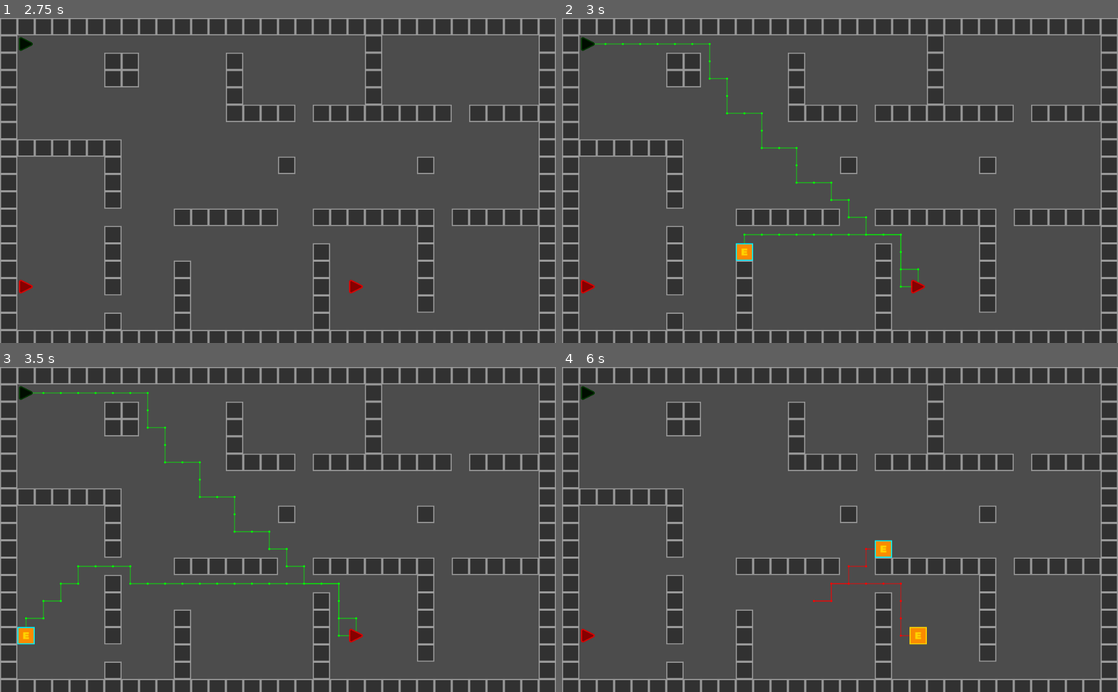
Above: before the commit, frames 1-4 (two rows, left to right).
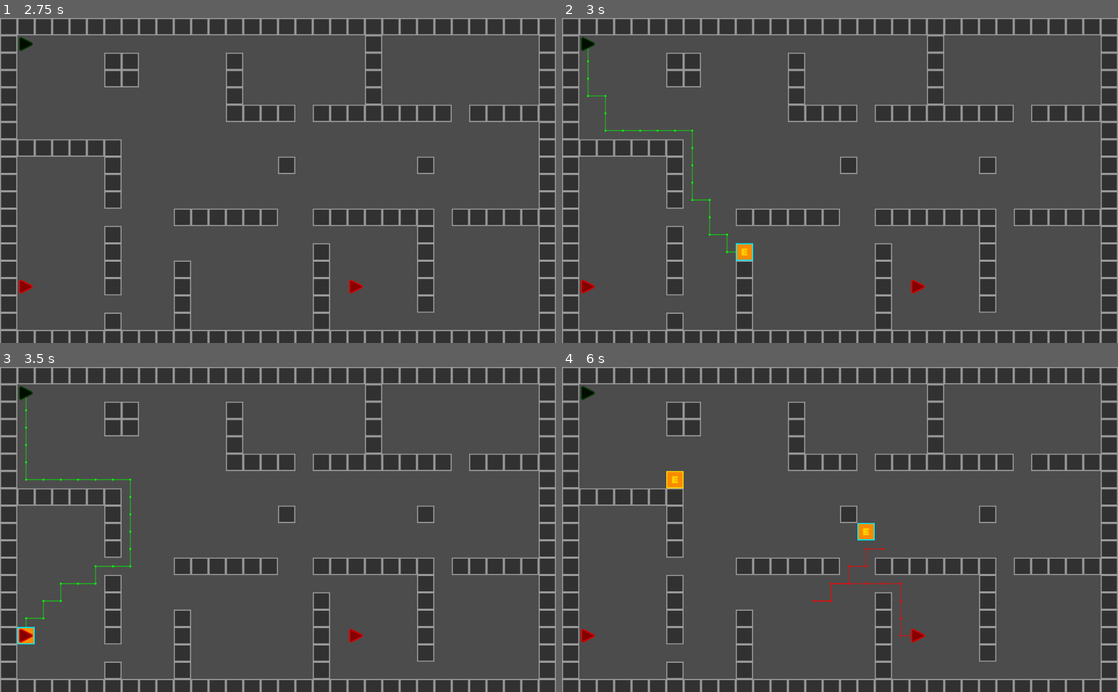
Above: after the commit, the same moments.

Repository: Matthew-Underwood/Jasper
Game: Godot game, scene res://scenes/main.tscn
Same seed, same stepped clock (60 frames per second), same inputs: the game is played once before the commit and once after it.
Inputs (mouse positions are in pixels of both pictures, inside the frame that each line leads up to):
- Up to frame 1 (2.75 s): tap Enter at 0.5 s; drag from (27, 44) to (27, 287) at 0.52 s; click (27, 287) at 1.25 s; drag from (27, 287) to (27, 44) at 1.27 s; click (27, 44) at 2 s; move the mouse to (355, 287) at 2.02 s; press the mouse at (355, 287) at 2.03 s
- Up to frame 2 (3 s): release the mouse at (917, 287) at 2.75 s; drag from (812, 245) to (589, 287) at 2.77 s
- Up to frame 3 (3.5 s): no input
- Up to frame 4 (6 s): click (589, 636) at 3.5 s; drag from (589, 636) to (867, 529) at 3.52 s; click (867, 529) at 4.25 s; drag from (673, 480) to (917, 636) at 4.27 s; move the mouse to (867, 529) at 5.02 s; press the mouse at (867, 529) at 5.03 s; release the mouse at (867, 529) at 5.75 s; drag from (867, 532) to (917, 636) at 5.77 s

Frame 1 is identical in both runs. In frame 2, 0.7% of the frame differs, in the area x 4-65%, y 7-84%; in frame 3, 0.8%, in the area x 3-65%, y 7-85%; in frame 4, 0.7%.

Commit message:
Fix bug that didn't remove waypoints

Diff:
--- a/node/character.gd
+++ b/node/character.gd
@@ -39,7 +39,7 @@
 #		_target_point_world = _path[0]
 
 func _unhandled_input(event):
-	if event.is_action_pressed("confirm_click"):
+	if Input.is_action_just_pressed("confirm_click"):
 		var global_mouse_pos = get_global_mouse_position()
 		_target_position = global_mouse_pos
 		_change_state(States.FOLLOW)
@@ -59,11 +59,13 @@
 		_characterInfo.setPosition(position)
 		#TODO is this misleading? Its checking for waypoint exists not the path
 		if _tileMap.hasPath(_characterInfo, _target_position):
+			print("has path")
 			return
 		if !_tileMap.isWalkable(_target_position):
+			print("isnt walkable")
 			return
 		_path = _tileMap.createPath(_characterInfo,_target_position)
-
+		print("created")
 		if not _path or len(_path) == 1:
 			_change_state(States.IDLE)
 			return
--- a/node/tile_map.gd
+++ b/node/tile_map.gd
@@ -46,12 +46,12 @@
 	_characterInfo = characterInfo
 	var currentId = _characterInfo.getId()
 	for id in _waypoints.getCharacterIds():
-		if id != currentId:
-			_clearPreviousPathDrawing(id)
+		_clearPreviousPathDrawing(id)
 	_recalculatePath(currentId)
 	if !_waypoints.has(currentId, 0):
 		return
 	for waypoint in _waypoints.getAll(currentId):
+		print("get path")
 		_addWayPointNode(waypoint["end"])
 
 
@@ -68,6 +68,7 @@
 	var currentId = characterInfo.getId()
 	var pathWorld = []
 	self.pathStartPosition = _characterInfo.getPosition()
+	print("create path")
 	self.pathEndPosition = targetPoint
 
 	_recalculatePath(currentId)
--- a/node/waypoint.gd
+++ b/node/waypoint.gd
@@ -5,7 +5,6 @@
 var _waypointParent
 var _selected
 var _tileMap
-var _validMouseAction
 var _drag
 
 
@@ -24,11 +23,6 @@
 func _process(delta):
 	if Input.is_action_just_released("confirm_click"):
 		_drag = false
-
-	if Input.is_action_just_pressed("confirm_click") && _validMouseAction:
-		_drag = true
-		get_tree().call_group_flags(2, "waypoints", "_deSelect")
-		_select()
 
 	if Input.is_action_pressed("confirm_click") && _drag:
 		var pos = get_viewport().get_mouse_position()
@@ -49,8 +43,14 @@
 
 
 func _on_ChangeState_mouse_entered():
-	_validMouseAction = true
+	print("mouse on")
+	if Input.is_action_just_pressed("confirm_click"):
+		get_tree().call_group_flags(2, "waypoints", "_deSelect")
+		_select()
+		print("clicked")
+		_drag = true
 
 
 func _on_ChangeState_mouse_exited():
-	_validMouseAction = false
+	#_validMouseAction = false
+	pass
--- a/scenes/main.tscn
+++ b/scenes/main.tscn
@@ -14,6 +14,6 @@
 tile_data = PoolIntArray( 0, 0, 0, 1, 0, 0, 2, 0, 0, 3, 0, 0, 4, 0, 0, 5, 0, 0, 6, 0, 0, 7, 0, 0, 8, 0, 0, 9, 0, 0, 10, …(2230 unchanged characters)…
 script = ExtResource( 1 )
 
+[node name="WayPoints" type="Node2D" parent="."]
+
 [node name="Characters" type="Node2D" parent="."]
-
-[node name="WayPoints" type="Node2D" parent="."]
